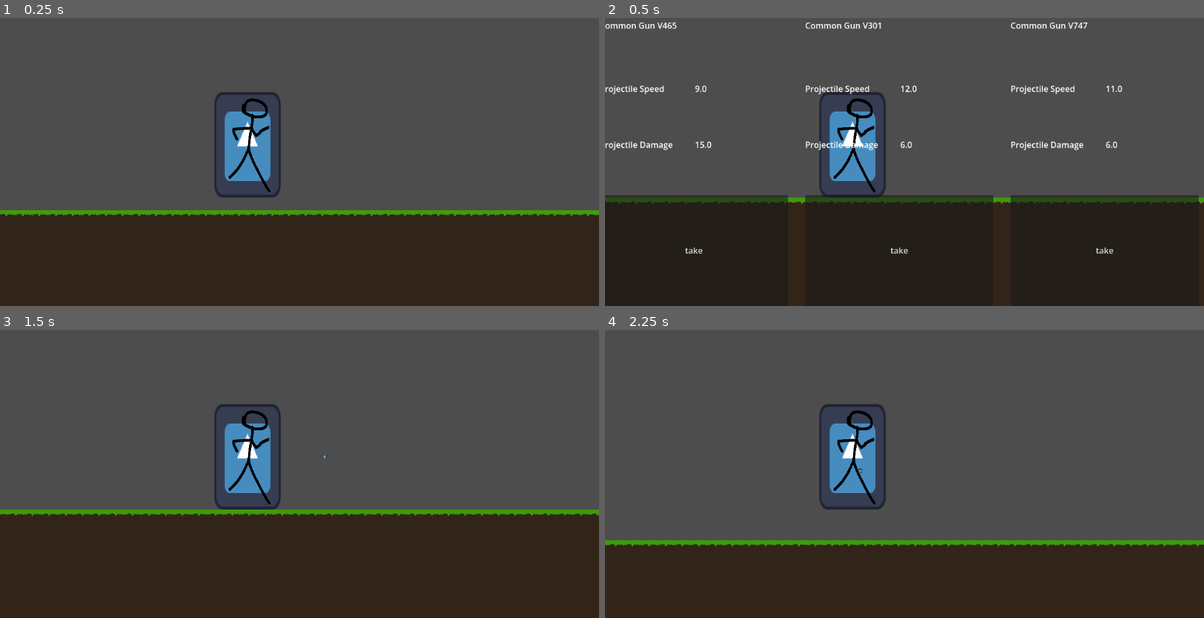
Above: before the commit, frames 1-4 (two rows, left to right).
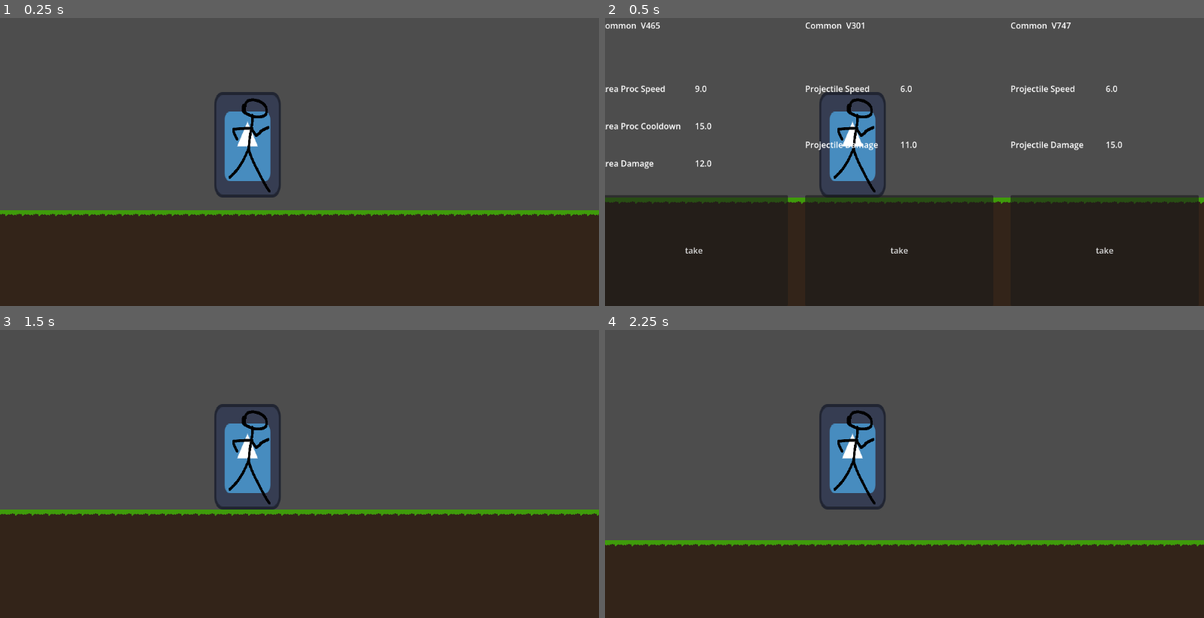
Above: after the commit, the same moments.

Repository: FormerlyWD/SideScroll
Game: Godot game, scene res://Scenes/other_test_scene.tscn
Two runs of this game, one before a commit and one after it. Both use one fixed random seed, a clock stepped at 60 frames per second and the inputs below. The engine's default icon, where the game draws it, is replaced by a stand-in: a white triangle on a blue panel in a dark square.
Inputs:
- Up to frame 1 (0.25 s): no input
- Up to frame 2 (0.5 s): no input
- Up to frame 3 (1.5 s): click "take" at 0.5 s; tap Enter at 1.25 s; hold Shift (Halt) from 1.28 s (still down)
- Up to frame 4 (2.25 s): tap Space (Jump) at 1.52, 2 s; release Shift (Halt) at 2.03 s; tap Shift (Halt) at 2.1 s

Frame 1 is identical in both runs. In frame 2, 1.1% of the frame differs, in the area x 0-87%, y 1-53%; in frame 3, less than 0.1%; in frame 4, less than 0.1%.

Commit message:
lazer gun (not tested)

Diff:
--- a/side-scroll/BaseCharacter/CharComponents/PlayerInputLogComponent/player_input_log_component.gd
+++ b/side-scroll/BaseCharacter/CharComponents/PlayerInputLogComponent/player_input_log_component.gd
@@ -11,7 +11,7 @@
 
 
 
-		weapon_behavior_spawner.current_behavior_slot.generate_bullet()
+		weapon_behavior_spawner.current_behavior_slot.activate_weapon()
 
 		central_movement_component.switch_to_reverse_movement_state()
 	if event.is_action_released("Halt"):
--- a/side-scroll/BaseComponents/HpDepletionMachineComponent/hp_depletion_machine_component.gd
+++ b/side-scroll/BaseComponents/HpDepletionMachineComponent/hp_depletion_machine_component.gd
@@ -8,13 +8,23 @@
 @onready var all_afflicted_units:Array[Unit]
 @export var cooldown:float
 @export var machine_speed:float
+
+@export var optional_lazer_weapon_data:LazerBlasterWeaponData
 var current_timer:=0.0
 
 func _process(delta: float) -> void:
 	if current_machine_state == MachineState.OFF: return
-	current_timer += delta*machine_speed
-	if current_timer >= cooldown:
-		for afflicted_unit in all_afflicted_units:
-			afflicted_unit.hp_manager_component.deplete_health(2)
+	if optional_lazer_weapon_data:
+		current_timer += delta*optional_lazer_weapon_data.area_proc_speed.final_value
+		if current_timer >= optional_lazer_weapon_data.area_proc_cooldown.final_value:
+			for afflicted_unit in all_afflicted_units:
+				afflicted_unit.hp_manager_component.deplete_health(optional_lazer_weapon_data.area_damage.final_value)
 
-		current_timer = 0
+			current_timer = 0
+	else:
+		current_timer += delta*machine_speed
+		if current_timer >= cooldown:
+			for afflicted_unit in all_afflicted_units:
+				afflicted_unit.hp_manager_component.deplete_health(2)
+
+			current_timer = 0
--- a/side-scroll/Weapons/GetNewWeaponUI/WeaponGeneration/WeaponGeneration.tscn
+++ b/side-scroll/Weapons/GetNewWeaponUI/WeaponGeneration/WeaponGeneration.tscn
@@ -1,11 +1,17 @@
 [gd_scene format=3 uid="uid://d3numbq2i1hec"]
 
 [ext_resource type="Script" uid="uid://c44aqwfvuvkti" path="res://Weapons/GetNewWeaponUI/WeaponGeneration/weapon_generation.gd" id="1_4plqi"]
-[ext_resource type="Script" uid="uid://dn0wp8f6glutp" path="res://Weapons/GetNewWeaponUI/WeaponGeneration/rarity_chances_calculation.gd" id="2_0jc3c"]
+[ext_resource type="Script" uid="uid://dn0wp8f6glutp" path="res://Weapons/GetNewWeaponUI/WeaponGeneration/chance_calculations/rarity_chances_calculation.gd" id="2_0jc3c"]
+[ext_resource type="Script" uid="uid://c8r1hk70k27vk" path="res://Weapons/GetNewWeaponUI/WeaponGeneration/chance_calculations/weapon_type_chances_calculation.gd" id="3_gmn1e"]
 
-[node name="WeaponGeneration" type="Node" unique_id=769425562 node_paths=PackedStringArray("rarity_chances_calculation")]
+[node name="WeaponGeneration" type="Node" unique_id=769425562 node_paths=PackedStringArray("rarity_chances_calculation", "weapon_type_chances_calculation")]
 script = ExtResource("1_4plqi")
 rarity_chances_calculation = NodePath("RarityChancesCalculation")
+weapon_type_chances_calculation = NodePath("WeaponTypeChancesCalculation")
 
 [node name="RarityChancesCalculation" type="Node" parent="." unique_id=857148941]
 script = ExtResource("2_0jc3c")
+
+[node name="WeaponTypeChancesCalculation" type="Node" parent="." unique_id=414290735]
+script = ExtResource("3_gmn1e")
+metadata/_custom_type_script = "uid://c8r1hk70k27vk"
--- /dev/null
+++ b/side-scroll/Weapons/GetNewWeaponUI/WeaponGeneration/chance_calculations/weapon_type_chances_calculation.gd
@@ -0,0 +1,22 @@
+extends Node
+class_name WeaponTypeChancesCalculation
+
+var rarity_chance_weight:Dictionary = {
+	GunPatternWeaponData:1.0,
+	LazerBlasterWeaponData:1.0
+}
+
+func get_random_weapon_type() -> WeaponData:
+	var total_weight :float= 0.0
+	for weight in rarity_chance_weight.values():
+		total_weight += weight
+
+	var roll :float= randf() * total_weight
+	var cumulative :float = 0.0
+
+	for weapon_data_type in rarity_chance_weight.keys():
+		cumulative += rarity_chance_weight[weapon_data_type]
+		if roll <= cumulative:
+			return weapon_data_type.new()
+
+	return null
--- a/side-scroll/Weapons/GetNewWeaponUI/WeaponGeneration/weapon_generation.gd
+++ b/side-scroll/Weapons/GetNewWeaponUI/WeaponGeneration/weapon_generation.gd
@@ -2,14 +2,17 @@
 class_name WeaponGeneration
 @export var all_generation_count:int
 var currently_generated_weapon_array:Array[WeaponData]
+
 @export var rarity_chances_calculation: RarityChancesCalculation
+@export var weapon_type_chances_calculation: WeaponTypeChancesCalculation
 
 
 
 func generate_weapons():
 	for new_weapon in all_generation_count:
-		var new_weapon_data:GunPatternWeaponData = GunPatternWeaponData.new()
-		new_weapon_data.base_weapon_name = "Gun"
+		var new_weapon_data:WeaponData = weapon_type_chances_calculation.get_random_weapon_type()
+
+
 		new_weapon_data.current_rarity = rarity_chances_calculation.get_random_rarity()
 		new_weapon_data.initialize_weapon_data()
 		new_weapon_data.apply_xp_for_all_stats(References.char_reference.player_stat_component.current_xp)
--- /dev/null
+++ b/side-scroll/Weapons/LazerArea/LazerArea.tscn
@@ -0,0 +1,16 @@
+[gd_scene format=3 uid="uid://dcfp7ulcn3a6j"]
+
+[ext_resource type="Script" uid="uid://db2pbenxh1m4p" path="res://Weapons/LazerArea/lazer_area.gd" id="1_ypaqf"]
+
+[sub_resource type="RectangleShape2D" id="RectangleShape2D_0var6"]
+size = Vector2(33, 20)
+
+[node name="LazerArea" type="Area2D" unique_id=835265977]
+script = ExtResource("1_ypaqf")
+
+[node name="CollisionShape2D" type="CollisionShape2D" parent="." unique_id=147619422]
+position = Vector2(6.5, 0)
+shape = SubResource("RectangleShape2D_0var6")
+
+[connection signal="body_entered" from="." to="." method="_on_body_entered"]
+[connection signal="body_exited" from="." to="." method="_on_body_exited"]
--- /dev/null
+++ b/side-scroll/Weapons/LazerArea/lazer_area.gd
@@ -0,0 +1,17 @@
+extends Area2D
+@export var hp_depletion_machine_component: HpDepletionMachineComponent
+var is_player_entered:bool = false
+
+func _on_body_entered(body: Node2D) -> void:
+	if body is Enemy:
+		is_player_entered = true
+		hp_depletion_machine_component.all_afflicted_units.append(body)
+		hp_depletion_machine_component.current_machine_state = HpDepletionMachineComponent.MachineState.ON
+
+
+
+func _on_body_exited(body: Node2D) -> void:
+	if body is Enemy:
+		is_player_entered = false
+		hp_depletion_machine_component.all_afflicted_units.clear()
+		hp_depletion_machine_component.current_machine_state = HpDepletionMachineComponent.MachineState.OFF
--- /dev/null
+++ b/side-scroll/Weapons/ModificationResources/WeaponData/LazerBlasterGun/lazer_blaster_data.gd
@@ -0,0 +1,11 @@
+extends WeaponData
+class_name LazerBlasterWeaponData
+
+
+@export var area_proc_speed:StatModifier = StatModifier.new()
+@export var area_proc_cooldown:StatModifier = StatModifier.new()
+@export var area_damage:StatModifier= StatModifier.new()
+
+
+func _init() -> void:
+	weapon_name = "blaster"
--- a/side-scroll/Weapons/ModificationResources/WeaponData/StraightPatternGun/straight_pattern_gun.gd
+++ b/side-scroll/Weapons/ModificationResources/WeaponData/StraightPatternGun/straight_pattern_gun.gd
@@ -5,3 +5,10 @@
 
 @export var projectile_speed:StatModifier = StatModifier.new()
 @export var projectile_damage:StatModifier= StatModifier.new()
+
+
+
+
+
+func _init() -> void:
+	weapon_name = "gun"
--- /dev/null
+++ b/side-scroll/Weapons/WeaponBehavior/AllCustomBehaviors(DO NOT MODIFY)/LazerBlasterBehaviorNode.tscn
@@ -0,0 +1,15 @@
+[gd_scene format=3 uid="uid://ciqbrjrcxgkui"]
+
+[ext_resource type="Script" uid="uid://q6xlnnf5246m" path="res://Weapons/WeaponBehavior/AllCustomBehaviors(DO NOT MODIFY)/scripts/lazer_blaster_behavior_node.gd" id="1_2ssje"]
+[ext_resource type="PackedScene" uid="uid://pmhkr284tl0v" path="res://BaseComponents/HpDepletionMachineComponent/HpDepletionMachineComponent.tscn" id="2_6tigj"]
+[ext_resource type="PackedScene" uid="uid://dcfp7ulcn3a6j" path="res://Weapons/LazerArea/LazerArea.tscn" id="3_5v4m6"]
+
+[node name="LazerBlasterBehaviorNode" type="Node2D" unique_id=60392944 node_paths=PackedStringArray("hp_depletion_machine_component")]
+script = ExtResource("1_2ssje")
+hp_depletion_machine_component = NodePath("HpDepletionMachineComponent")
+metadata/_custom_type_script = "uid://cxgwvyu3ikvpo"
+
+[node name="HpDepletionMachineComponent" parent="." unique_id=1423403481 instance=ExtResource("2_6tigj")]
+
+[node name="LazerArea" parent="." unique_id=835265977 node_paths=PackedStringArray("hp_depletion_machine_component") instance=ExtResource("3_5v4m6")]
+hp_depletion_machine_component = NodePath("../HpDepletionMachineComponent")
--- /dev/null
+++ b/side-scroll/Weapons/WeaponBehavior/AllCustomBehaviors(DO NOT MODIFY)/NormalGunBehaviorNode.tscn
@@ -0,0 +1,10 @@
+[gd_scene format=3 uid="uid://mpv81xxmyvfk"]
+
+[ext_resource type="Script" uid="uid://bkcgu5jly321" path="res://Weapons/WeaponBehavior/AllCustomBehaviors(DO NOT MODIFY)/scripts/NormalGunBehavior.gd" id="1_paujv"]
+[ext_resource type="PackedScene" uid="uid://bpbodesus60tg" path="res://Weapons/BulletOutput/BulletOutput.tscn" id="2_t1qe8"]
+
+[node name="NormalGunBehaviorNode" type="Node2D" unique_id=1264154722]
+script = ExtResource("1_paujv")
+metadata/_custom_type_script = "uid://cxgwvyu3ikvpo"
+
+[node name="BulletOutput" parent="." unique_id=1854082611 instance=ExtResource("2_t1qe8")]
--- a/side-scroll/Weapons/WeaponBehavior/NormalGunBehavior.gd
+++ b/side-scroll/Weapons/WeaponBehavior/AllCustomBehaviors(DO NOT MODIFY)/scripts/NormalGunBehavior.gd
@@ -2,8 +2,9 @@
 class_name NormalGunBehavior
 
 
-@export var weapon_data:GunPatternWeaponData
-@export var stat_component:StatComponent
+func activate_weapon():
+	generate_bullet()
+
 
 func generate_bullet():
 	$BulletOutput.generate_bullet()
--- /dev/null
+++ b/side-scroll/Weapons/WeaponBehavior/AllCustomBehaviors(DO NOT MODIFY)/scripts/lazer_blaster_behavior_node.gd
@@ -0,0 +1,10 @@
+extends WeaponBehavior
+class_name LazerBlasterBehavior
+@export var hp_depletion_machine_component: HpDepletionMachineComponent
+
+
+
+func activate_weapon():
+	pass
+func on_weapon_ready():
+	hp_depletion_machine_component.optional_lazer_weapon_data = weapon_data as LazerBlasterWeaponData
--- a/side-scroll/Weapons/WeaponBehavior/AllCustomBehaviors/NormalGunBehaviorNode.tscn
+++ /dev/null
@@ -1,10 +0,0 @@
-[gd_scene format=3 uid="uid://mpv81xxmyvfk"]
-
-[ext_resource type="Script" uid="uid://bkcgu5jly321" path="res://Weapons/WeaponBehavior/NormalGunBehavior.gd" id="1_f3wnx"]
-[ext_resource type="PackedScene" uid="uid://bpbodesus60tg" path="res://Weapons/BulletOutput/BulletOutput.tscn" id="2_iahge"]
-
-[node name="NormalGunBehaviorNode" type="Node2D" unique_id=1264154722]
-script = ExtResource("1_f3wnx")
-metadata/_custom_type_script = "uid://cxgwvyu3ikvpo"
-
-[node name="BulletOutput" parent="." unique_id=1854082611 instance=ExtResource("2_iahge")]
--- a/side-scroll/Weapons/WeaponBehavior/WeaponBehaviorClass/weapon_behavior_class.gd
+++ b/side-scroll/Weapons/WeaponBehavior/WeaponBehaviorClass/weapon_behavior_class.gd
@@ -1,2 +1,10 @@
 extends Node2D
 class_name WeaponBehavior
+
+@export var weapon_data:WeaponData
+@export var stat_component:StatComponent
+
+func activate_weapon():
+	pass
+func on_weapon_ready():
+	pass
--- a/side-scroll/Weapons/WeaponBehavior/WeaponBehaviorSpawner/weapon_behavior_spawner.gd
+++ b/side-scroll/Weapons/WeaponBehavior/WeaponBehaviorSpawner/weapon_behavior_spawner.gd
@@ -13,12 +13,17 @@
 	#weapon_data.apply_xp_for_all_stats(stat_component.current_xp)
 
 	var new_behavior:WeaponBehavior
-
 	if weapon_data is GunPatternWeaponData:
 		new_behavior= WeaponManager.normal_gun_behavior_packed_scene.instantiate()
-		var specified_behavior:NormalGunBehavior = new_behavior as NormalGunBehavior
-		specified_behavior.stat_component = stat_component
+	elif weapon_data is LazerBlasterWeaponData:
+		new_behavior= WeaponManager.lazer_blaster_behavior_packed_scene.instantiate()
+
+
+	new_behavior.stat_component = stat_component
+
+
 
 	new_behavior.weapon_data = weapon_data
 	current_behavior_slot = new_behavior
 	add_child(new_behavior)
+	new_behavior.on_weapon_ready()
--- a/side-scroll/Weapons/WeaponManager/weapon_manager.gd
+++ b/side-scroll/Weapons/WeaponManager/weapon_manager.gd
@@ -1,4 +1,5 @@
 extends Node
-@onready var filepath:String = "res://Weapons/WeaponBehavior/AllCustomBehaviors/"
+@onready var filepath:String = "res://Weapons/WeaponBehavior/AllCustomBehaviors(DO NOT MODIFY)/"
 @onready var normal_gun_behavior_packed_scene:PackedScene = load(filepath + "NormalGunBehaviorNode.tscn")
+@onready var lazer_blaster_behavior_packed_scene:PackedScene = load(filepath + "LazerBlasterBehaviorNode.tscn")
 @onready var bullet_container_ref:Node2D
Renamed: side-scroll/Weapons/GetNewWeaponUI/WeaponGeneration/rarity_chances_calculation.gd -> side-scroll/Weapons/GetNewWeaponUI/WeaponGeneration/chance_calculations/rarity_chances_calculation.gd
Renamed: side-scroll/Weapons/GetNewWeaponUI/WeaponGeneration/rarity_chances_calculation.gd.uid -> side-scroll/Weapons/GetNewWeaponUI/WeaponGeneration/chance_calculations/rarity_chances_calculation.gd.uid
Not shown, added: side-scroll/Weapons/GetNewWeaponUI/WeaponGeneration/chance_calculations/weapon_type_chances_calculation.gd.uid
Not shown, added: side-scroll/Weapons/LazerArea/lazer_area.gd.uid
Not shown, added: side-scroll/Weapons/ModificationResources/WeaponData/LazerBlasterGun/lazer_blaster_data.gd.uid
Renamed: side-scroll/Weapons/WeaponBehavior/NormalGunBehavior.gd.uid -> side-scroll/Weapons/WeaponBehavior/AllCustomBehaviors(DO NOT MODIFY)/scripts/NormalGunBehavior.gd.uid
Not shown, added: side-scroll/Weapons/WeaponBehavior/AllCustomBehaviors(DO NOT MODIFY)/scripts/lazer_blaster_behavior_node.gd.uid
